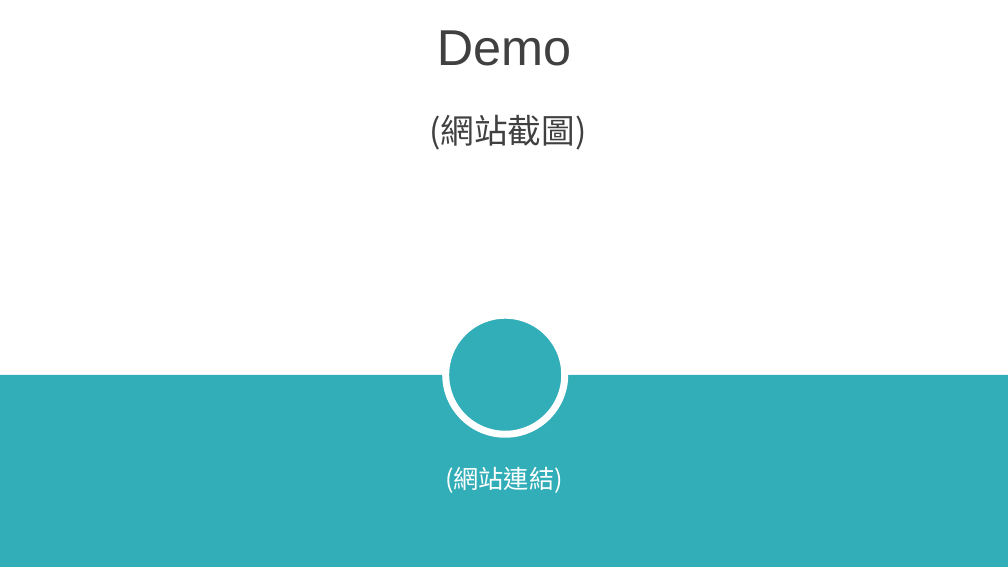
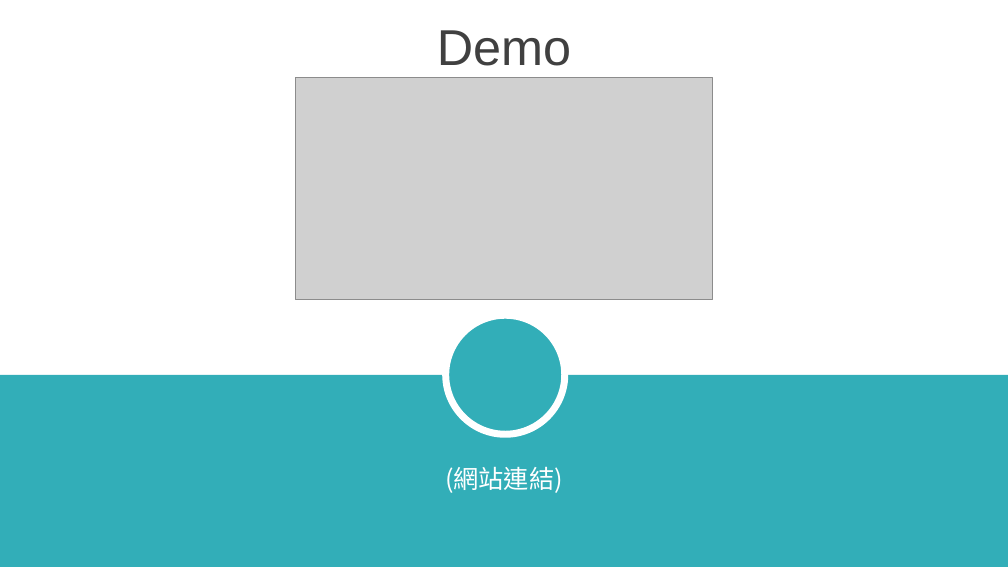
Before and after one commit to satai1919/Fintech_textmining_machinelearning, a slide deck: slide 7 of final project/Demo.pptx. Drawn at 1008x567 pixels with LibreOffice and Linux fonts; fonts in the diff are those of the drawing; grey boxes stand for pictures; background and template pictures are left out. Boxes give left, top, right and bottom in pixels: in the first picture for what was removed or moved away, otherwise in the second. Text is boxed around its words. In the diff, an @@ line names an element or a change of style, - is before the commit and + after.

```diff
--- a/final project/Demo.pptx
+++ b/final project/Demo.pptx
@@ picture added at (x1=295, y1=78, x2=713, y2=300) @@
@@ text removed at (x1=429, y1=114, x2=586, y2=150) @@
-(網站截圖)
```
Also in this commit, not shown: 3 other slides changed.
